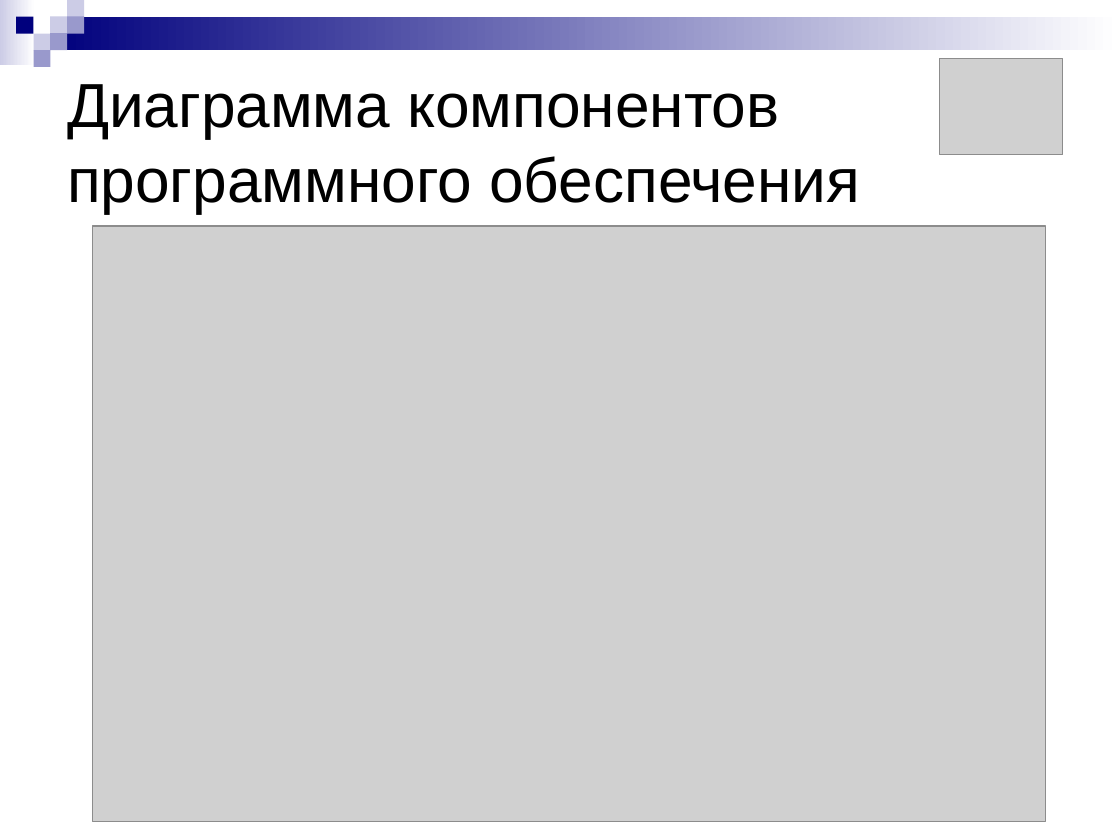
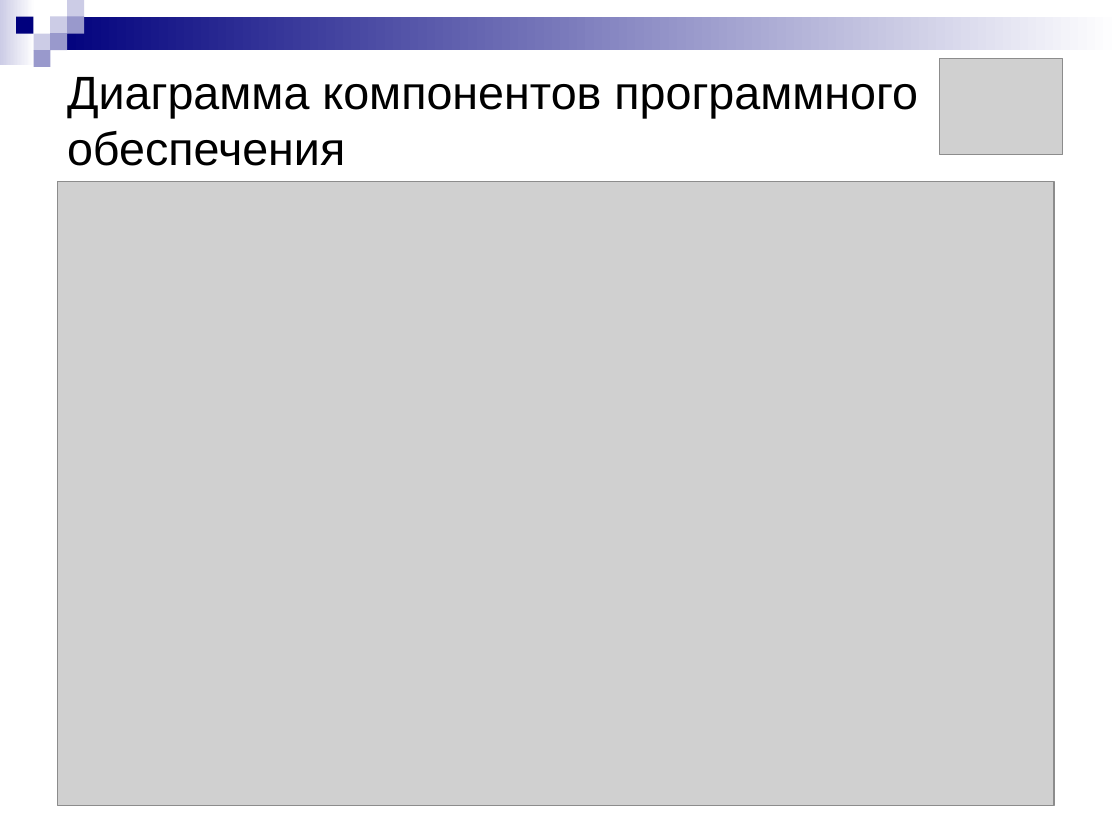
Before and after one commit to aricent123/cadbis, a slide deck: slide 9 of CADBiS_docs/DRypa/presentation.ppt. Drawn at 1120x840 pixels with LibreOffice and Linux fonts; fonts in the diff are those of the drawing; grey boxes stand for pictures. Boxes give left, top, right and bottom in pixels: in the first picture for what was removed or moved away, otherwise in the second. Text is boxed around its words. In the diff, an @@ line names an element or a change of style, - is before the commit and + after.

```diff
--- a/CADBiS_docs/DRypa/presentation.ppt
+++ b/CADBiS_docs/DRypa/presentation.ppt
@@ title "Диаграмма компонентов программного обеспечения" at (67,77,918,166): size 40 to 30 pt @@
@@ picture: place and size @@
-picture at (93,226,1046,822)
+picture at (57,181,1054,805)
```
Also in this commit, not shown: 8 other slides changed.
